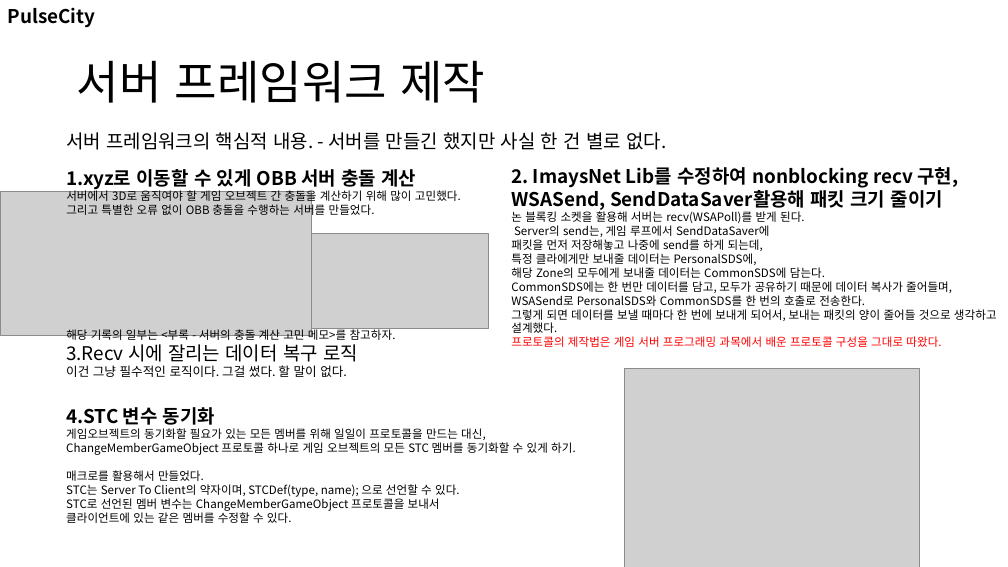
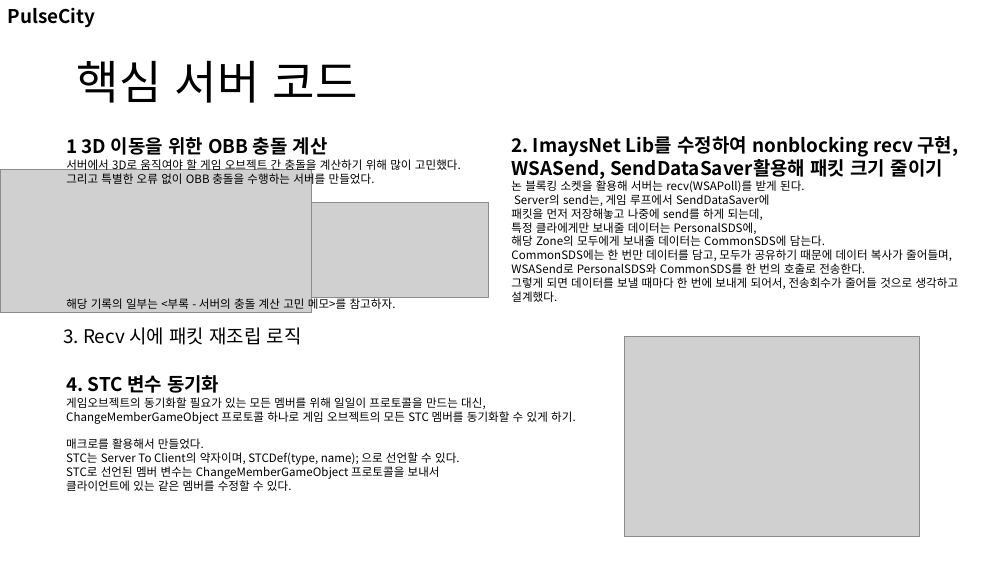
Before and after one commit to nohc2001/PulseCity, a slide deck: slide 8 of 포트폴리오/노훈철 포트폴리오.pptx (slide 7 before the commit). Drawn at 1008x567 pixels with LibreOffice and Linux fonts; fonts in the diff are those of the drawing; grey boxes stand for pictures. Boxes give left, top, right and bottom in pixels: in the first picture for what was removed or moved away, otherwise in the second. Text is boxed around its words. In the diff, an @@ line names an element or a change of style, - is before the commit and + after.

Commit message:
2026-07-20 종합설계 2

```diff
--- a/포트폴리오/노훈철 포트폴리오.pptx
+++ b/포트폴리오/노훈철 포트폴리오.pptx
@@ title at (77,60,358,103): text changed @@
-서버 프레임워크 제작
+핵심 서버 코드
@@ 2 pictures, 2 texts: place and size @@
-2 pictures, 2 texts at (66,169,920,567)
+2 pictures, 2 texts at (66,137,920,537)
@@ text at (66,137,328,155): text changed @@
-1.xyz로 이동할 수 있게 OBB 서버 충돌 계산
+1 3D 이동을 위한 OBB 충돌 계산
@@ text removed at (66,132,666,150) @@
-서버 프레임워크의 핵심적 내용. - 서버를 만들긴 했지만 사실 한 건 별로 없다.
@@ text "2. ImaysNet Lib를 수정하여 nonblocking ...": place and size @@
-text "2. ImaysNet Lib를 수정하여 nonblocking ..." at (511,167,997,347)
+text "2. ImaysNet Lib를 수정하여 nonblocking ..." at (511,136,959,302)
@@ picture: place and size @@
-picture at (0,192,312,336)
+picture at (0,169,312,313)
@@ text at (511,277,959,302): text changed @@
-그렇게 되면 데이터를 보낼 때마다 한 번에 보내게 되어서, 보내는 패킷의 양이 줄어들 것으로 생각하고 설계했다.
-프로토콜의 제작법은 게임 서버 프로그래밍 과목에서 배운 프로토콜 구성을 그대로 따왔다.
+그렇게 되면 데이터를 보낼 때마다 한 번에 보내게 되어서, 전송회수가 줄어들 것으로 생각하고 설계했다.
@@ text at (63,327,302,345): text changed; size 12 to 18 pt @@
-3.Recv 시에 잘리는 데이터 복구 로직
-이건 그냥 필수적인 로직이다. 그걸 썼다. 할 말이 없다.
+3. Recv 시에 패킷 재조립 로직
@@ text at (66,375,219,393): spaces changed @@
-4.STC 변수 동기화
+4. STC 변수 동기화
```
Also in this commit, not shown: 10 other slides changed, 1 slide added, 2 other files.
